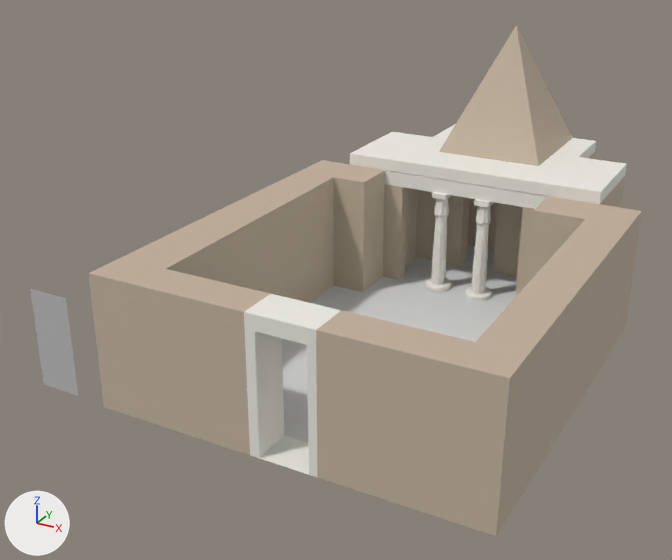
The glTF model assets/items/ky499ss0856/NK_Chapel.glb: old version first, new version second.
Both versions are drawn from a 50 mm camera at (8.59, -8.62, 7.14) aimed at (1.82, 3.7, 0.98). Lighting does not change. The marker at lower left points along +X, +Y and +Z.

The scene before the commit, as lines of its bpy script (objects in view):
```python
ob_mesh1_component_13_1_model = bpy.data.objects.new('Mesh1 Component_13_1 Model', me_mesh1_component_13_1_model_1)
ob_mesh1_component_13_1_model.location = (0.0, 0.0, 0.0)
ob_mesh2_component_13_1_model = bpy.data.objects.new('Mesh2 Component_13_1 Model', me_mesh2_component_13_1_model_1)
ob_mesh2_component_13_1_model.location = (0.0, 0.0, 0.0)
ob_mesh3_component_13_2_model = bpy.data.objects.new('Mesh3 Component_13_2 Model', me_mesh3_component_13_2_model_1)
ob_mesh3_component_13_2_model.location = (0.0, 0.0, 0.0)
ob_mesh4_component_13_2_model = bpy.data.objects.new('Mesh4 Component_13_2 Model', me_mesh4_component_13_2_model_1)
ob_mesh4_component_13_2_model.location = (0.0, 0.0, 0.0)
ob_mesh5_component_7_1_model = bpy.data.objects.new('Mesh5 Component_7_1 Model', me_mesh5_component_7_1_model_1)
ob_mesh5_component_7_1_model.location = (0.0, 0.0, 0.0)
ob_mesh6_component_8_1_model = bpy.data.objects.new('Mesh6 Component_8_1 Model', me_mesh6_component_8_1_model_1)
ob_mesh6_component_8_1_model.location = (0.0, 0.0, 0.0)
ob_mesh7_model = bpy.data.objects.new('Mesh7 Model', me_mesh7_model_1)
ob_mesh7_model.location = (0.0, 0.0, 0.0)
ob_mesh8_model = bpy.data.objects.new('Mesh8 Model', me_mesh8_model_1)
ob_mesh8_model.location = (0.0, 0.0, 0.0)
ob_mesh9_model = bpy.data.objects.new('Mesh9 Model', me_mesh9_model_1)
ob_mesh9_model.location = (0.0, 0.0, 0.0)
```
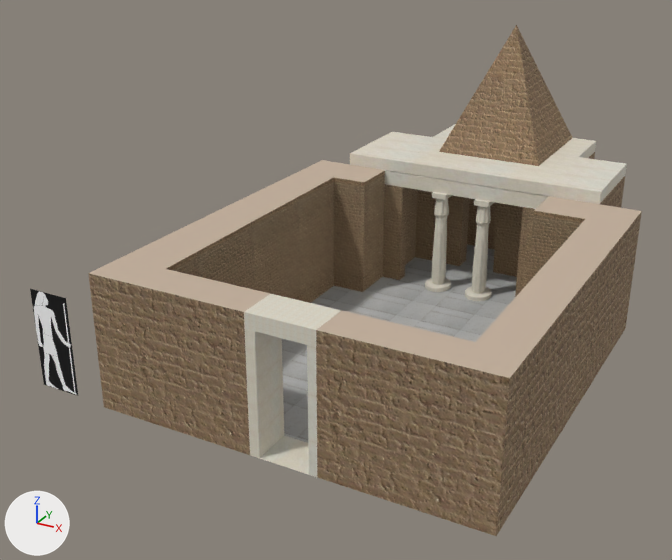
Changed parts and their boxes (x1, y1, x2, y2) in the pictures (672 x 560 px):
'Mesh7 Model', surface changed
    both: (88, 152, 642, 536)
'Mesh6 Component_8_1 Model', surface changed
    both: (350, 124, 627, 204)
'Mesh8 Model', surface changed (beige to brown)
    both: (439, 25, 572, 166)
'Mesh9 Model', surface changed
    both: (30, 289, 78, 396)
'Mesh5 Component_7_1 Model', surface changed
    both: (385, 170, 549, 208)
'Mesh1 Component_13_1 Model', surface changed
    both: (472, 199, 495, 294)
'Mesh3 Component_13_2 Model', surface changed
    both: (432, 192, 452, 285)
'Mesh2 Component_13_1 Model', surface changed (white to grey)
    both: (465, 286, 492, 301)
'Mesh4 Component_13_2 Model', surface changed (white to grey)
    both: (425, 278, 451, 292)

The change, as a diff of the scene's bpy script:
```diff
--- a/assets/items/ky499ss0856/NK_Chapel.glb.py
+++ b/assets/items/ky499ss0856/NK_Chapel.glb.py
@@ img_hesyra3 @@
+img_hesyra3 = load_image('HesyRa3', '_unpacked/HesyRa3', 1062, 2445, 'sRGB')
@@ img_mudbrick @@
+img_mudbrick = load_image('MudBrick', '_unpacked/MudBrick', 388, 567, 'sRGB')
@@ img_limestone1 @@
+img_limestone1 = load_image('Limestone1', '_unpacked/Limestone1', 202, 164, 'sRGB')
@@ img_brick2 @@
+img_brick2 = load_image('Brick2', '_unpacked/Brick2', 492, 423, 'sRGB')
@@ img_paving @@
+img_paving = load_image('Paving', '_unpacked/Paving', 1600, 920, 'sRGB')
@@ img_white_limestone1 @@
+img_white_limestone1 = load_image('white_limestone1', '_unpacked/white_limestone1', 202, 164, 'sRGB')
@@ img_limestone4 @@
+img_limestone4 = load_image('Limestone4', '_unpacked/Limestone4', 202, 164, 'sRGB')
@@ img_limestone3 @@
+img_limestone3 = load_image('Limestone3', '_unpacked/Limestone3', 202, 164, 'sRGB')
@@ mat_limestone3 @@
 mat_limestone3 = principled_material('Limestone3')
-mat_limestone3.base_color = (0.855, 0.835, 0.773)  # white #eeece4
+mat_limestone3.texture = img_limestone3
 mat_limestone3.roughness = 1.0
@@ mat_limestone4 @@
 mat_limestone4 = principled_material('Limestone4')
-mat_limestone4.base_color = (0.855, 0.831, 0.773)  # white #eeebe4
+mat_limestone4.texture = img_limestone4
 mat_limestone4.roughness = 1.0
@@ mat_white_limestone1 @@
 mat_white_limestone1 = principled_material('white_limestone1')
-mat_white_limestone1.base_color = (0.855, 0.835, 0.773)  # white #eeece4
+mat_white_limestone1.texture = img_white_limestone1
 mat_white_limestone1.roughness = 1.0
@@ mat_paving @@
 mat_paving = principled_material('Paving')
-mat_paving.base_color = (0.678, 0.682, 0.671)  # light grey #d7d7d6
+mat_paving.texture = img_paving
 mat_paving.roughness = 1.0
@@ mat_brick2 @@
 mat_brick2 = principled_material('Brick2')
-mat_brick2.base_color = (0.553, 0.463, 0.357)  # beige #c4b5a1
+mat_brick2.texture = img_brick2
 mat_brick2.roughness = 1.0
@@ mat_limestone1 @@
 mat_limestone1 = principled_material('Limestone1')
-mat_limestone1.base_color = (0.855, 0.831, 0.773)  # white #eeebe4
+mat_limestone1.texture = img_limestone1
 mat_limestone1.roughness = 1.0
@@ mat_mudbrick @@
 mat_mudbrick = principled_material('MudBrick')
-mat_mudbrick.base_color = (0.545, 0.459, 0.349)  # beige #c3b49f
+mat_mudbrick.texture = img_mudbrick
 mat_mudbrick.roughness = 1.0
@@ mat_hesyra3 @@
 mat_hesyra3 = principled_material('HesyRa3')
-mat_hesyra3.base_color = (0.502, 0.502, 0.502)  # grey #bcbcbc
+mat_hesyra3.texture = img_hesyra3
 mat_hesyra3.roughness = 1.0
```
